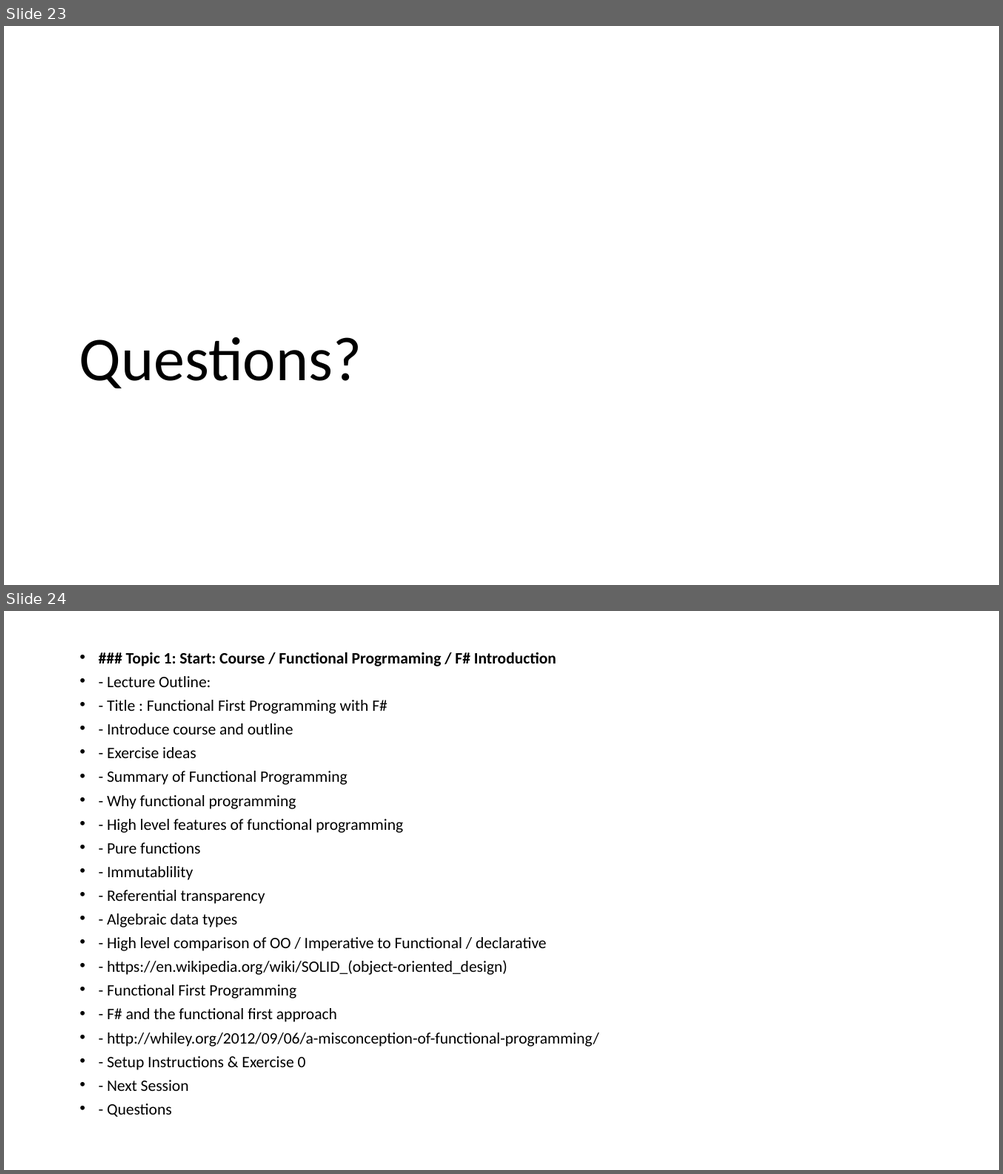
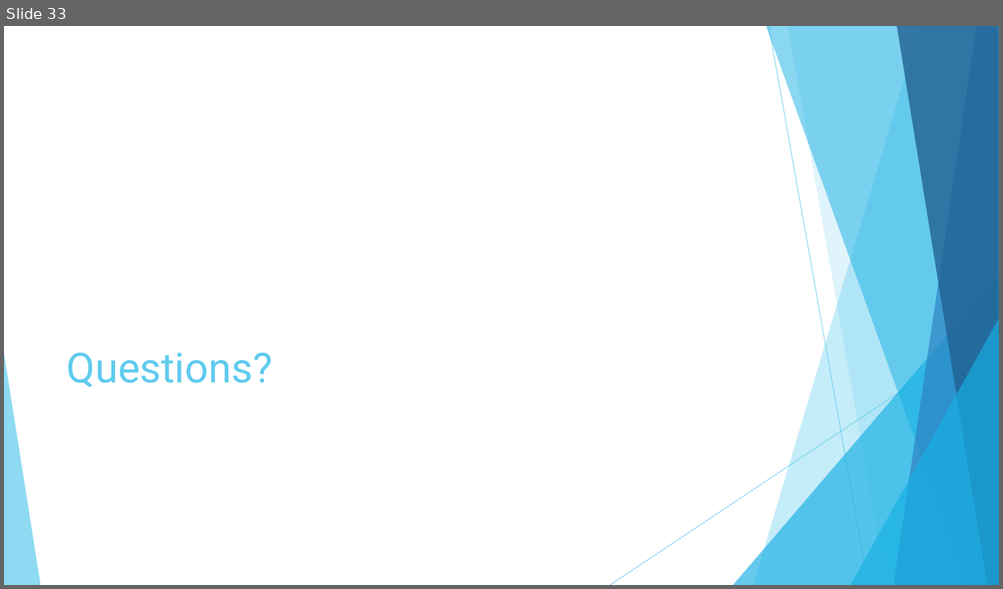
Before and after one commit to j1ebbinflow/FuncCourse, a slide deck: Topics/00 - Start the Func/Functional First Programming with F#.pptx. Shown one above the other, each under a label of ours: slides 23 and 24 before the commit, slide 33 after it. The pictures are 1003x1174 and 1003x589 pixels, drawn with LibreOffice and Linux fonts; fonts in the diff are those of the drawing. Boxes give left, top, right and bottom in pixels: in the first picture for what was removed or moved away, otherwise in the second. Text is boxed around its words. In the diff, an @@ line names an element or a change of style, - is before the commit and + after.

Commit message:
Completed draft of topic 00

```diff
--- a/Topics/00 - Start the Func/Functional First Programming with F#.pptx
+++ b/Topics/00 - Start the Func/Functional First Programming with F#.pptx
@@ slide 24 removed at <box>4,611,999,1170</box>, background #FFFFFF @@
@@ text removed at <box>107,652,599,1117</box> @@
-• ### Topic 1: Start: Course / Functional Progrmaming / F# Introduction
-• - Lecture Outline:
-• - Title : Functional First Programming with F#
-• - Introduce course and outline
-• - Exercise ideas
-• - Summary of Functional Programming
-• - Why functional programming
-• - High level features of functional programming
-• - Pure functions
-• - Immutablility
-• - Referential transparency
-• - Algebraic data types
-• - High level comparison of OO / Imperative to Functional / declarative
-• - https://en.wikipedia.org/wiki/SOLID_(object-oriented_design)
-• - Functional First Programming
-• - F# and the functional first approach
-• - http://whiley.org/2012/09/06/a-misconception-of-functional-programming/
-• - Setup Instructions & Exercise 0
-• - Next Session
-• - Questions
@@ what was slide 23 is now slide 33 @@
@@ slide 33 changed as well @@
@@ title "Questions?": place and size @@
-title "Questions?" at <box>79,338,361,389</box>
+title "Questions?" at <box>67,352,273,388</box>
@@ title "Questions?" at <box>67,352,273,388</box>: size 60 to 40 pt, font Calibri to Roboto, text colour #000000 to #5FCBEF; line spacing 0.9 to 1 @@
@@ group added at <box>4,26,999,585</box>: 5 freeform shapes, 3 triangles, 2 lines @@
```
Also in this commit, not shown: 19 other slides changed, 13 slides added, 4 other slides removed.
